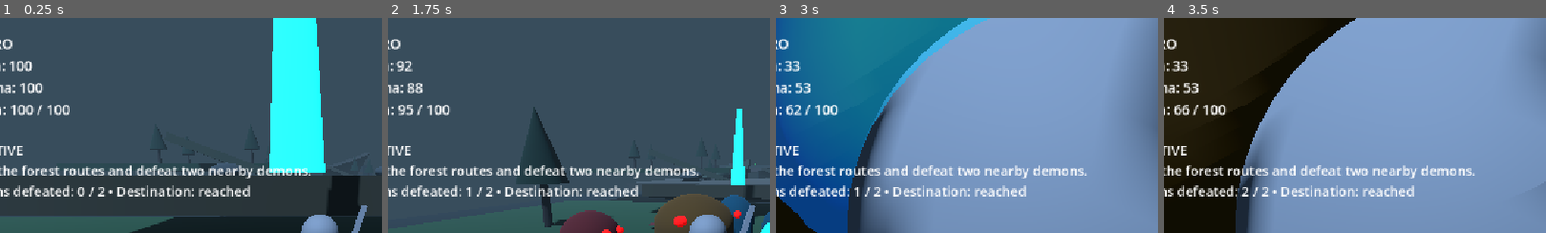
Above: before the commit, frames 1-4 (left to right).
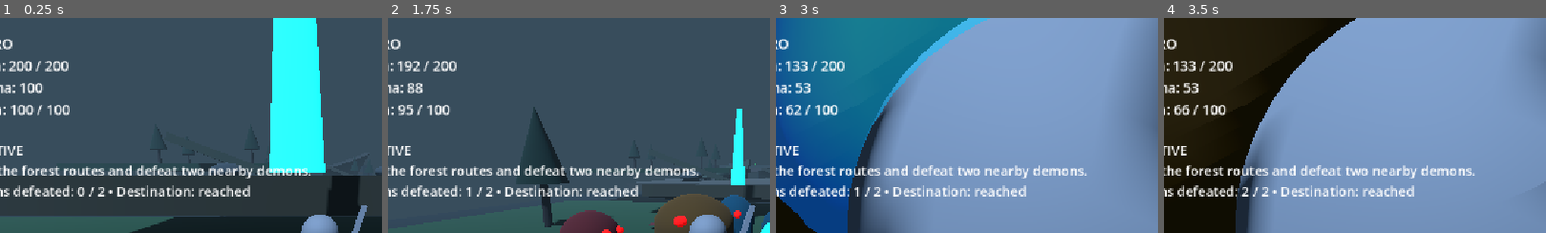
Above: after the commit, the same moments.

Repository: pranav-5412/Demon-Blade
Game: Godot game, scene res://tests/final_selection_automatic_test.tscn
Same seed, same stepped clock (60 frames per second), same inputs: the game is played once before the commit and once after it. This scene is started directly instead of the project's main scene.
Inputs (mouse positions are % of the whole screen's width and height, from its top left):
- Up to frame 1 (0.25 s): no input
- Up to frame 2 (1.75 s): tap Enter at 0.5 s; move the mouse to (55, 50) at 0.52 s; hold Shift (sprint) 0.53-1.28 s; hold W (move_forward) from 0.53 s (still down); tap Space (jump) at 0.77, 1.52 s; move the mouse to (45, 50) at 1.27 s; tap 1 (ability_1) at 1.35 s; tap Shift (sprint) at 1.55 s
- Up to frame 3 (3 s): keep holding W (move_forward); move the mouse to (52, 48) at 2.02 s; hold Shift (sprint) 2.03-2.78 s; tap 2 (ability_2) at 2.1 s; move the mouse to (49, 52) at 2.77 s; tap 3 (ability_3) at 2.85 s
- Up to frame 4 (3.5 s): keep holding W (move_forward); tap Space (jump) at 3.02 s; tap Shift (sprint) at 3.05 s
The pictures show only the part of the screen within x 8-58%, y 0-50%; the shares and areas given below are measured in that part.

The runs differ from the first frame. In frame 1, 0.3% of the frame differs, in the area x 2-18%, y 20-25%; in frame 2, 0.5%; in frame 3, 0.4%; in frame 4, 0.4%.

Commit message:
Expand Drum House and add shared health regeneration

Diff:
--- a/core/save_data.gd
+++ b/core/save_data.gd
@@ -8,7 +8,7 @@
 var chapter: int = 0
 var current_scene: String = ""
 var player_position: Vector3 = Vector3.ZERO
-var player_health: float = 100.0
+var player_health: float = 200.0
 var player_stamina: float = 100.0
 var wan_currency: int = 0
 var current_playable_character: String = ""
@@ -31,7 +31,7 @@
 	var position: Variant = value.get("player_position", {})
 	if position is Dictionary:
 		data.player_position = Vector3(float(position.get("x", 0.0)), float(position.get("y", 0.0)), float(position.get("z", 0.0)))
-	data.player_health = float(value.get("player_health", 100.0))
+	data.player_health = float(value.get("player_health", 200.0))
 	data.player_stamina = float(value.get("player_stamina", 100.0))
 	data.wan_currency = int(value.get("wan_currency", 0))
 	data.current_playable_character = str(value.get("current_playable_character", ""))
--- a/player/third_person_player.gd
+++ b/player/third_person_player.gd
@@ -13,8 +13,10 @@
 @export var min_pitch_degrees: float = -55.0
 @export var max_pitch_degrees: float = 35.0
 
-@export var max_health: float = 100.0
-@export var health: float = 100.0
+@export var max_health: float = 200.0
+@export var health: float = 200.0
+@export var health_regeneration_per_second: float = 1.5
+@export var health_regeneration_delay: float = 5.0
 @export var max_stamina: float = 100.0
 @export var stamina: float = 100.0
 @export var stamina_drain_per_second: float = 18.0
@@ -23,14 +25,17 @@
 @onready var camera_pivot: Node3D = $CameraPivot
 @onready var spring_arm: SpringArm3D = $CameraPivot/SpringArm3D
 @onready var visual: Node3D = $Visual
+@onready var health_combatant: Combatant = get_node_or_null("CombatController/Combatant") as Combatant
 
 var gravity: float = ProjectSettings.get_setting("physics/3d/default_gravity")
 var controls_enabled: bool = true
 var carrying_companion: bool = false
+var seconds_since_health_damage := 0.0
 
 func _ready() -> void:
 	spring_arm.spring_length = camera_distance
 	_restore_saved_position()
+	_configure_health_system()
 	Input.set_mouse_mode(Input.MOUSE_MODE_CAPTURED)
 
 func _unhandled_input(event: InputEvent) -> void:
@@ -54,8 +59,33 @@
 func _physics_process(delta: float) -> void:
 	_update_vertical_velocity(delta)
 	_update_horizontal_velocity(delta)
+	_update_health_regeneration(delta)
 	_update_save_data()
 	move_and_slide()
+
+func _configure_health_system() -> void:
+	if not is_instance_valid(health_combatant):
+		return
+	health_combatant.max_health = max_health
+	health_combatant.current_health = clampf(health, 0.0, max_health)
+	if not health_combatant.health_changed.is_connected(_on_health_changed):
+		health_combatant.health_changed.connect(_on_health_changed)
+	if not health_combatant.damaged.is_connected(_on_health_damaged):
+		health_combatant.damaged.connect(_on_health_damaged)
+
+func _update_health_regeneration(delta: float) -> void:
+	if not is_instance_valid(health_combatant) or health_combatant.current_health <= 0.0 or health_combatant.current_health >= health_combatant.max_health:
+		return
+	seconds_since_health_damage += delta
+	if seconds_since_health_damage >= health_regeneration_delay:
+		health_combatant.heal(health_regeneration_per_second * delta)
+
+func _on_health_damaged(_amount: float, _was_guarded: bool) -> void:
+	seconds_since_health_damage = 0.0
+
+func _on_health_changed(current: float, maximum: float) -> void:
+	max_health = maximum
+	health = current
 
 func _update_vertical_velocity(delta: float) -> void:
 	if not is_on_floor():
--- a/scenes/episode_01/drum_house.gd
+++ b/scenes/episode_01/drum_house.gd
@@ -507,6 +507,92 @@
 	_add_door_frame(-24.5, 7.0)
 	_add_door_frame(-46.0, 7.0)
 	_add_door_frame(-76.0, 7.0)
+	_build_house_dressing()
+
+func _build_house_dressing() -> void:
+	# A real front facade frames the entrance instead of leaving the arrival side open.
+	_add_solid_box($EnvironmentGeometry, "FrontFacadeLeft", Vector3(6.0, 5.5, 0.8), Vector3(-6.0, 2.75, 28.8), Color(0.16, 0.075, 0.05))
+	_add_solid_box($EnvironmentGeometry, "FrontFacadeRight", Vector3(6.0, 5.5, 0.8), Vector3(6.0, 2.75, 28.8), Color(0.16, 0.075, 0.05))
+	_add_solid_box($EnvironmentGeometry, "FrontFacadeLintel", Vector3(6.8, 1.1, 0.8), Vector3(0, 5.25, 28.8), Color(0.22, 0.09, 0.055))
+	_add_visual_box($EnvironmentGeometry, "Roof", Vector3(22.0, 0.8, 25.0), Vector3(0, 6.35, 18.0), Color(0.07, 0.035, 0.03), Vector3(0, 0, deg_to_rad(-2.0)))
+	_add_visual_box($EnvironmentGeometry, "EntryRug", Vector3(5.5, 0.05, 8.0), Vector3(0, 0.04, 18.0), Color(0.42, 0.08, 0.045))
+	_add_room_label("ENTRY HALL", Vector3(0, 4.6, 25.8), Color(1.0, 0.72, 0.35))
+	_add_room_label("ROTATING DRUM CHAMBER", Vector3(0, 5.0, -11.5), Color(1.0, 0.34, 0.18))
+	_add_room_label("SLEEPING WING", Vector3(-16, 4.2, -35), Color(0.65, 0.78, 0.9))
+	_add_room_label("STORAGE WING", Vector3(16, 4.2, -35), Color(0.8, 0.62, 0.35))
+	_add_room_label("SHIFTING GALLERY", Vector3(0, 4.8, -35), Color(1.0, 0.55, 0.22))
+	_add_room_label("DRUM HEART", Vector3(0, 5.0, -90), Color(1.0, 0.18, 0.1))
+	_add_drum_prop(Vector3(0, 0.85, -11.5))
+	_add_drum_prop(Vector3(0, 0.85, -58.0))
+	_add_drum_prop(Vector3(0, 0.85, -90.0))
+	_add_gallery_props()
+	_add_room_light(Vector3(0, 4.5, 18), Color(1.0, 0.5, 0.22), 2.2, 18.0)
+	_add_room_light(Vector3(0, 4.5, -11.5), Color(1.0, 0.18, 0.08), 3.0, 17.0)
+	_add_room_light(Vector3(-16, 3.8, -35), Color(0.25, 0.45, 1.0), 1.8, 13.0)
+	_add_room_light(Vector3(16, 3.8, -35), Color(1.0, 0.42, 0.12), 1.8, 13.0)
+	_add_room_light(Vector3(0, 4.5, -58), Color(0.85, 0.1, 0.04), 2.6, 15.0)
+	_add_room_light(Vector3(0, 5.0, -90), Color(1.0, 0.08, 0.02), 3.5, 24.0)
+
+func _add_gallery_props() -> void:
+	for z_position in [-39.0, -34.0, -29.0]:
+		_add_visual_box($EnvironmentGeometry, "GalleryBeam", Vector3(1.0, 3.8, 1.0), Vector3(-7.0, 1.9, z_position), Color(0.11, 0.05, 0.035))
+		_add_visual_box($EnvironmentGeometry, "GalleryBeam", Vector3(1.0, 3.8, 1.0), Vector3(7.0, 1.9, z_position), Color(0.11, 0.05, 0.035))
+	for side in [-1.0, 1.0]:
+		for index in 3:
+			_add_visual_box($EnvironmentGeometry, "StorageCrate", Vector3(1.6, 1.1, 1.4), Vector3(side * (15.5 + index * 1.8), 0.55, -38.0 + index * 2.5), Color(0.36, 0.2, 0.08))
+	_add_visual_box($EnvironmentGeometry, "SleepingMat", Vector3(4.0, 0.1, 1.7), Vector3(-16, 0.08, -35), Color(0.18, 0.34, 0.48))
+	_add_visual_box($EnvironmentGeometry, "SleepingMat", Vector3(4.0, 0.1, 1.7), Vector3(-16, 0.08, -38), Color(0.18, 0.34, 0.48))
+
+func _add_drum_prop(position: Vector3) -> void:
+	var drum := MeshInstance3D.new()
+	var mesh := CylinderMesh.new()
+	mesh.top_radius = 0.95
+	mesh.bottom_radius = 0.95
+	mesh.height = 0.7
+	var material := StandardMaterial3D.new()
+	material.albedo_color = Color(0.38, 0.035, 0.018)
+	material.emission_enabled = true
+	material.emission = Color(0.22, 0.008, 0.002)
+	mesh.material = material
+	drum.mesh = mesh
+	drum.position = position
+	drum.rotation_degrees.x = 90.0
+	$EnvironmentGeometry.add_child(drum)
+	_add_visual_box($EnvironmentGeometry, "DrumStand", Vector3(2.3, 0.18, 1.1), position + Vector3(0, -0.5, 0), Color(0.12, 0.045, 0.025))
+
+func _add_room_label(text_value: String, position: Vector3, color: Color) -> void:
+	var label := Label3D.new()
+	label.text = text_value
+	label.position = position
+	label.font_size = 32
+	label.outline_size = 8
+	label.modulate = color
+	label.billboard = BaseMaterial3D.BILLBOARD_ENABLED
+	$EnvironmentGeometry.add_child(label)
+
+func _add_room_light(position: Vector3, color: Color, energy: float, range_value: float) -> void:
+	var light := OmniLight3D.new()
+	light.position = position
+	light.light_color = color
+	light.light_energy = energy
+	light.omni_range = range_value
+	light.shadow_enabled = true
+	$EnvironmentGeometry.add_child(light)
+
+func _add_visual_box(parent: Node, label: String, size: Vector3, position: Vector3, color: Color, rotation: Vector3 = Vector3.ZERO) -> MeshInstance3D:
+	var mesh := BoxMesh.new()
+	mesh.size = size
+	var material := StandardMaterial3D.new()
+	material.albedo_color = color
+	material.roughness = 0.9
+	mesh.material = material
+	var visual := MeshInstance3D.new()
+	visual.name = label
+	visual.mesh = mesh
+	visual.position = position
+	visual.rotation = rotation
+	parent.add_child(visual)
+	return visual
 
 func _build_boss_arena_states() -> void:
 	var layouts := [
--- a/scenes/episode_01/drum_house.tscn
+++ b/scenes/episode_01/drum_house.tscn
@@ -61,7 +61,7 @@
 offset_right = 430.0
 offset_bottom = 155.0
 theme_override_font_sizes/font_size = 21
-text = "TANJIRO\nHealth: 100 / 100\nStamina: 100 / 100\nWAN: 0"
+text = "TANJIRO\nHealth: 200 / 200\nStamina: 100 / 100\nWAN: 0"
 
 [node name="AreaLabel" type="Label" parent="HUD"]
 offset_left = 555.0
--- a/scenes/episode_01/final_selection.gd
+++ b/scenes/episode_01/final_selection.gd
@@ -6,8 +6,6 @@
 const POST_SELECTION_SCENE := "res://scenes/episode_01/post_selection_trio.tscn"
 const DEMON_SCRIPT := preload("res://combat/demon_enemy.gd")
 const TOTAL_DAYS := 5
-const HEALTH_REGEN_DELAY := 5.0
-const HEALTH_REGEN_PER_SECOND := 1.5
 
 const DAY_CONFIG := {
 	1: {"kills": 2, "marker": Vector3(0, 1, 0), "objective": "Learn the forest routes and defeat two nearby demons.", "enemies": ["standard", "standard"]},
@@ -59,7 +57,6 @@
 var active_marker: MeshInstance3D
 var boss_started := false
 var rescue_in_progress := false
-var seconds_since_damage := HEALTH_REGEN_DELAY
 
 func _ready() -> void:
 	GameManager.set_game_state(GameManager.GameState.GAMEPLAY)
@@ -80,8 +77,7 @@
 		call_deferred("_play_intro")
 
 func _process(delta: float) -> void:
-	_update_health_regeneration(delta)
-	status_label.text = "TANJIRO\nHealth: %d\nStamina: %d\nBreath: %d / %d" % [roundi(player.health), roundi(player.stamina), roundi(breathing.current_breath), roundi(breathing.max_breath)]
+	status_label.text = "TANJIRO\nHealth: %d / %d\nStamina: %d\nBreath: %d / %d" % [roundi(player.health), roundi(player.max_health), roundi(player.stamina), roundi(breathing.current_breath), roundi(breathing.max_breath)]
 	wan_label.text = "WAN  %d" % GameManager.save_data.wan_currency
 	if player.global_position.y < -2.0 and not rescue_in_progress:
 		_rescue_from_void()
@@ -354,16 +350,7 @@
 	_show_feedback("Phase 2: faster recovery, shockwaves, and a three-hit combo.")
 
 func _on_player_health_changed(current: float, _maximum: float) -> void:
-	if current < player.health:
-		seconds_since_damage = 0.0
 	player.health = current
-
-func _update_health_regeneration(delta: float) -> void:
-	if player_combatant.current_health <= 0.0 or player_combatant.current_health >= player_combatant.max_health:
-		return
-	seconds_since_damage += delta
-	if seconds_since_damage >= HEALTH_REGEN_DELAY:
-		player_combatant.heal(HEALTH_REGEN_PER_SECOND * delta)
 
 func _on_form_activated(form_number: int, ability_name: String) -> void:
 	form_label.text = "ACTIVE FORM: %d — %s\n1–7 Water Forms • Ctrl Dodge • Q Guard" % [form_number, ability_name]
--- a/scenes/episode_01/final_selection.tscn
+++ b/scenes/episode_01/final_selection.tscn
@@ -150,7 +150,7 @@
 offset_left = 28.0
 offset_top = 24.0
 theme_override_font_sizes/font_size = 21
-text = "TANJIRO\nHealth: 100\nStamina: 100\nBreath: 100 / 100"
+text = "TANJIRO\nHealth: 200 / 200\nStamina: 100\nBreath: 100 / 100"
 
 [node name="DayLabel" type="Label" parent="HUD"]
 offset_left = 820.0
--- a/scenes/episode_01/final_training_challenge.gd
+++ b/scenes/episode_01/final_training_challenge.gd
@@ -63,7 +63,7 @@
 	set_process(true)
 
 func _process(_delta: float) -> void:
-	status_label.text = "TANJIRO\nHealth: %d\nStamina: %d" % [roundi(player.health), roundi(player.stamina)]
+	status_label.text = "TANJIRO\nHealth: %d / %d\nStamina: %d" % [roundi(player.health), roundi(player.max_health), roundi(player.stamina)]
 	breathing_label.text = "BREATH: %d / %d" % [roundi(breathing.current_breath), roundi(breathing.max_breath)]
 	if phase == Phase.APPROACH and not sequence_busy and approach_area.overlaps_body(player):
 		_run_failed_attempt()
--- a/scenes/episode_01/final_training_challenge.tscn
+++ b/scenes/episode_01/final_training_challenge.tscn
@@ -213,7 +213,7 @@
 offset_left = 30.0
 offset_top = 28.0
 theme_override_font_sizes/font_size = 22
-text = "TANJIRO\nHealth: 100\nStamina: 100"
+text = "TANJIRO\nHealth: 200 / 200\nStamina: 100"
 
 [node name="ObjectiveLabel" type="Label" parent="HUD"]
 offset_left = 30.0
--- a/scenes/episode_01/giyu_encounter.gd
+++ b/scenes/episode_01/giyu_encounter.gd
@@ -51,7 +51,7 @@
 	_apply_loaded_state()
 
 func _process(_delta: float) -> void:
-	health_label.text = "Health: %d" % roundi(player_combatant.current_health)
+	health_label.text = "Health: %d / %d" % [roundi(player_combatant.current_health), roundi(player_combatant.max_health)]
 	stamina_label.text = "Stamina: %d" % roundi(player.stamina)
 	lock_on_label.visible = started and player_combat.is_locked_on and phase < TutorialPhase.SPECIAL
 	if phase == TutorialPhase.MOVEMENT and player.global_position.distance_to(movement_origin) >= 1.4:
--- a/scenes/episode_01/journey_to_shizu.gd
+++ b/scenes/episode_01/journey_to_shizu.gd
@@ -50,7 +50,7 @@
 		_set_objective(JOURNEY_OBJECTIVE)
 
 func _process(_delta: float) -> void:
-	status_label.text = "TANJIRO\nHealth: %d\nStamina: %d" % [roundi(player.health), roundi(player.stamina)]
+	status_label.text = "TANJIRO\nHealth: %d / %d\nStamina: %d" % [roundi(player.health), roundi(player.max_health), roundi(player.stamina)]
 	if player.is_on_floor() and player.global_position.y > -0.1:
 		safe_checkpoint_position = player.global_position
 	if player.global_position.y < -8.0:
--- a/scenes/episode_01/journey_to_shizu.tscn
+++ b/scenes/episode_01/journey_to_shizu.tscn
@@ -127,7 +127,7 @@
 offset_top = 36.0
 theme_override_colors/font_color = Color(0.95, 0.95, 0.95, 1)
 theme_override_font_sizes/font_size = 24
-text = "TANJIRO\nHealth: 100\nStamina: 100"
+text = "TANJIRO\nHealth: 200 / 200\nStamina: 100"
 [node name="ObjectiveLabel" type="Label" parent="HUD"]
 offset_left = 36.0
 offset_top = 190.0
--- a/scenes/episode_01/post_selection_trio.tscn
+++ b/scenes/episode_01/post_selection_trio.tscn
@@ -283,7 +283,7 @@
 offset_right = 360.0
 offset_bottom = 140.0
 theme_override_font_sizes/font_size = 21
-text = "TANJIRO\nHealth: 100 / 100\nStamina: 100 / 100"
+text = "TANJIRO\nHealth: 200 / 200\nStamina: 100 / 100"
 
 [node name="ObjectiveLabel" type="Label" parent="HUD"]
 offset_left = 28.0
--- a/scenes/episode_01/shizu_training.gd
+++ b/scenes/episode_01/shizu_training.gd
@@ -81,7 +81,7 @@
 		_configure_stage(training_stage)
 
 func _process(delta: float) -> void:
-	status_label.text = "TANJIRO\nHealth: %d\nStamina: %d" % [roundi(player.health), roundi(player.stamina)]
+	status_label.text = "TANJIRO\nHealth: %d / %d\nStamina: %d" % [roundi(player.health), roundi(player.max_health), roundi(player.stamina)]
 	breathing_label.text = "BREATH: %d / %d" % [roundi(breathing.current_breath), roundi(breathing.max_breath)] if breathing.enabled and training_stage >= 4 else "BREATH: LOCKED"
 	if training_stage in [2, 7] or (training_stage == 6 and current_mastery_form == 5):
 		_update_hazard(delta)
--- a/scenes/episode_01/shizu_training.tscn
+++ b/scenes/episode_01/shizu_training.tscn
@@ -181,7 +181,7 @@
 offset_left = 30.0
 offset_top = 28.0
 theme_override_font_sizes/font_size = 22
-text = "TANJIRO\nHealth: 100\nStamina: 100"
+text = "TANJIRO\nHealth: 200 / 200\nStamina: 100"
 [node name="ObjectiveLabel" type="Label" parent="HUD"]
 offset_left = 30.0
 offset_top = 160.0
--- a/systems/party_character_controller.gd
+++ b/systems/party_character_controller.gd
@@ -10,19 +10,19 @@
 const CHARACTER_ORDER := ["tanjiro", "zenitsu", "inosuke"]
 const PROFILES := {
 	"tanjiro": {
-		"name": "TANJIRO", "max_health": 100.0, "walk_speed": 4.5, "sprint_speed": 7.5,
+		"name": "TANJIRO", "max_health": 200.0, "walk_speed": 4.5, "sprint_speed": 7.5,
 		"color": Color(0.04, 0.34, 0.27), "head_color": Color(0.62, 0.24, 0.18),
 		"light_damage": 12.0, "heavy_damage": 24.0, "light_cost": 8.0, "heavy_cost": 18.0,
 		"light_time": 0.42, "heavy_time": 0.78, "light_hits": 1, "heavy_hits": 1, "dodge_speed": 6.3,
 	},
 	"zenitsu": {
-		"name": "ZENITSU", "max_health": 78.0, "walk_speed": 5.4, "sprint_speed": 9.2,
+		"name": "ZENITSU", "max_health": 200.0, "walk_speed": 5.4, "sprint_speed": 9.2,
 		"color": Color(0.92, 0.58, 0.08), "head_color": Color(0.98, 0.72, 0.3),
 		"light_damage": 11.0, "heavy_damage": 28.0, "light_cost": 6.0, "heavy_cost": 20.0,
 		"light_time": 0.28, "heavy_time": 0.62, "light_hits": 1, "heavy_hits": 1, "dodge_speed": 8.1,
 	},
 	"inosuke": {
-		"name": "INOSUKE", "max_health": 125.0, "walk_speed": 5.0, "sprint_speed": 8.0,
+		"name": "INOSUKE", "max_health": 200.0, "walk_speed": 5.0, "sprint_speed": 8.0,
 		"color": Color(0.18, 0.48, 0.56), "head_color": Color(0.32, 0.36, 0.4),
 		"light_damage": 20.0, "heavy_damage": 36.0, "light_cost": 9.0, "heavy_cost": 22.0,
 		"light_time": 0.46, "heavy_time": 0.72, "light_hits": 2, "heavy_hits": 2, "dodge_speed": 7.2,
--- a/tests/final_selection_automatic_test.gd
+++ b/tests/final_selection_automatic_test.gd
@@ -33,14 +33,16 @@
 	_check(scene.active_enemies.size() == 2, "Day 1 controlled spawn count")
 	_check(scene.active_enemies.size() <= 6, "Active enemy cap is respected")
 	_check(scene.get_node("EnvironmentGeometry").get_child_count() >= 20, "Multi-region terrain builds")
+	_check(is_equal_approx(scene.player.max_health, 200.0) and is_equal_approx(scene.player_combatant.max_health, 200.0), "Player maximum health is 200")
 	for frame in 45:
 		await get_tree().physics_frame
 	_check(scene.get_node("Player").is_on_floor() and scene.get_node("Player").global_position.y > 0.5, "Player remains supported at the Day 1 spawn")
-	scene.player_combatant.current_health = 50.0
-	scene.player.health = 50.0
-	scene.seconds_since_damage = scene.HEALTH_REGEN_DELAY
-	scene._update_health_regeneration(1.0)
-	_check(scene.player.health > 50.0 and scene.player.health < scene.player.max_health, "Health regenerates slowly after the damage delay")
+	scene.player_combatant.restore_full_health()
+	scene.player_combatant.receive_damage(150.0, false)
+	scene.player._update_health_regeneration(4.0)
+	_check(is_equal_approx(scene.player.health, 50.0), "Health regeneration waits after recent damage")
+	scene.player._update_health_regeneration(1.0)
+	_check(is_equal_approx(scene.player.health, 51.5), "Health regenerates slowly at 1.5 HP per second after the delay")
 	scene.player_combatant.restore_full_health()
 	var valid_position := GameManager.save_data.player_position
 	GameManager.save_data.player_position = Vector3(500, 10, 500)
--- a/tests/milestone_10_automatic_test.gd
+++ b/tests/milestone_10_automatic_test.gd
@@ -88,7 +88,7 @@
 	_check(bool(GameManager.save_data.story_flags.get("zenitsu_met", false)), "Zenitsu introduction saves")
 	_check(bool(GameManager.save_data.story_flags.get("zenitsu_unlocked", false)), "Zenitsu unlock saves")
 	_check(scene.party.current_character == "zenitsu", "Zenitsu becomes the active playable character")
-	_check(scene.player.sprint_speed >= 9.0 and scene.player.max_health < 100.0, "Zenitsu has high mobility and lower durability")
+	_check(scene.player.sprint_speed >= 9.0 and is_equal_approx(scene.player.max_health, 200.0), "Zenitsu keeps high mobility with the shared 200 HP total")
 	_check(not scene.water.enabled, "Zenitsu cannot use Water Breathing")
 	scene._update_hud()
 	_check(scene.ability_label.text.contains("LIGHTNING STEP") and not scene.ability_label.text.contains("WATER BREATHING"), "HUD adapts to Zenitsu ability")
@@ -134,7 +134,7 @@
 	_check(bool(GameManager.save_data.story_flags.get("inosuke_met", false)), "Inosuke introduction saves")
 	_check(bool(GameManager.save_data.story_flags.get("inosuke_unlocked", false)), "Inosuke unlock saves")
 	_check(scene.party.current_character == "inosuke", "Inosuke becomes the active playable character")
-	_check(scene.player.max_health > 120.0 and scene.combat.light_chain_hits == 2, "Inosuke has durable dual-strike profile")
+	_check(is_equal_approx(scene.player.max_health, 200.0) and scene.combat.light_chain_hits == 2, "Inosuke uses the shared 200 HP total and dual-strike profile")
 	_check(scene.get_node("Player/Visual/OffhandSword").visible, "Inosuke visibly uses two blades")
 	_check(not scene.water.enabled, "Inosuke cannot use Water Breathing")
 	scene._update_hud()
